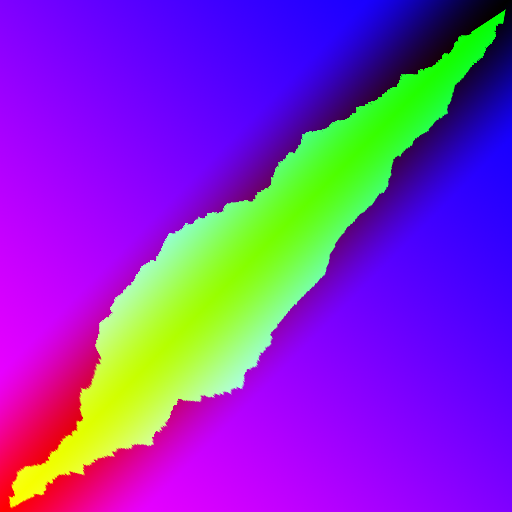
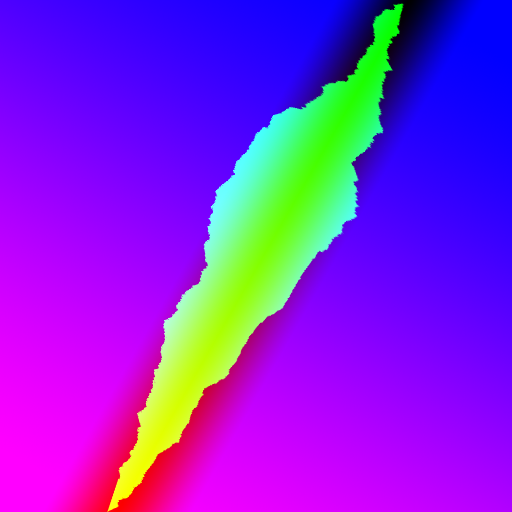
Layer changes from the first 512×512 image to the second:
painted on "Layer 5" over (0, 0, 512, 512)
painted on "Layer 4" over (0, 0, 512, 512)
painted on "Layer 2" over (8, 2, 506, 512)
